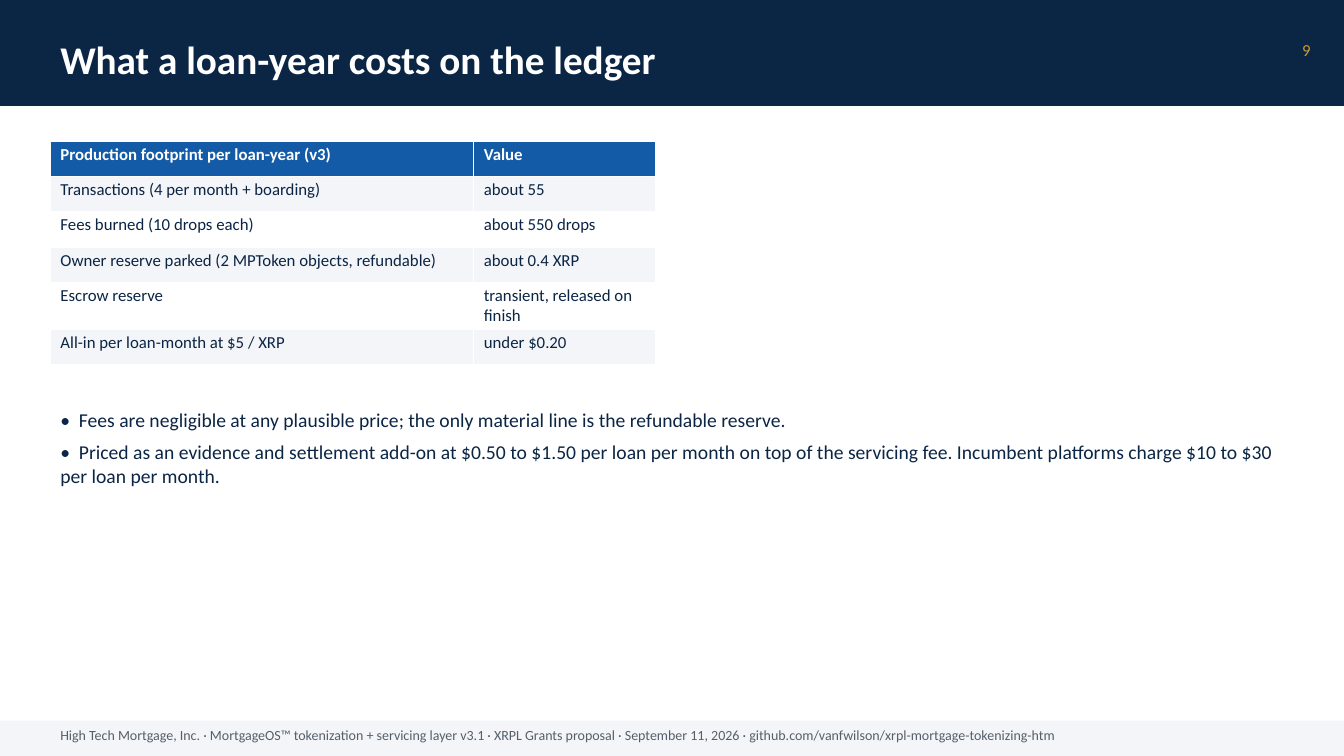
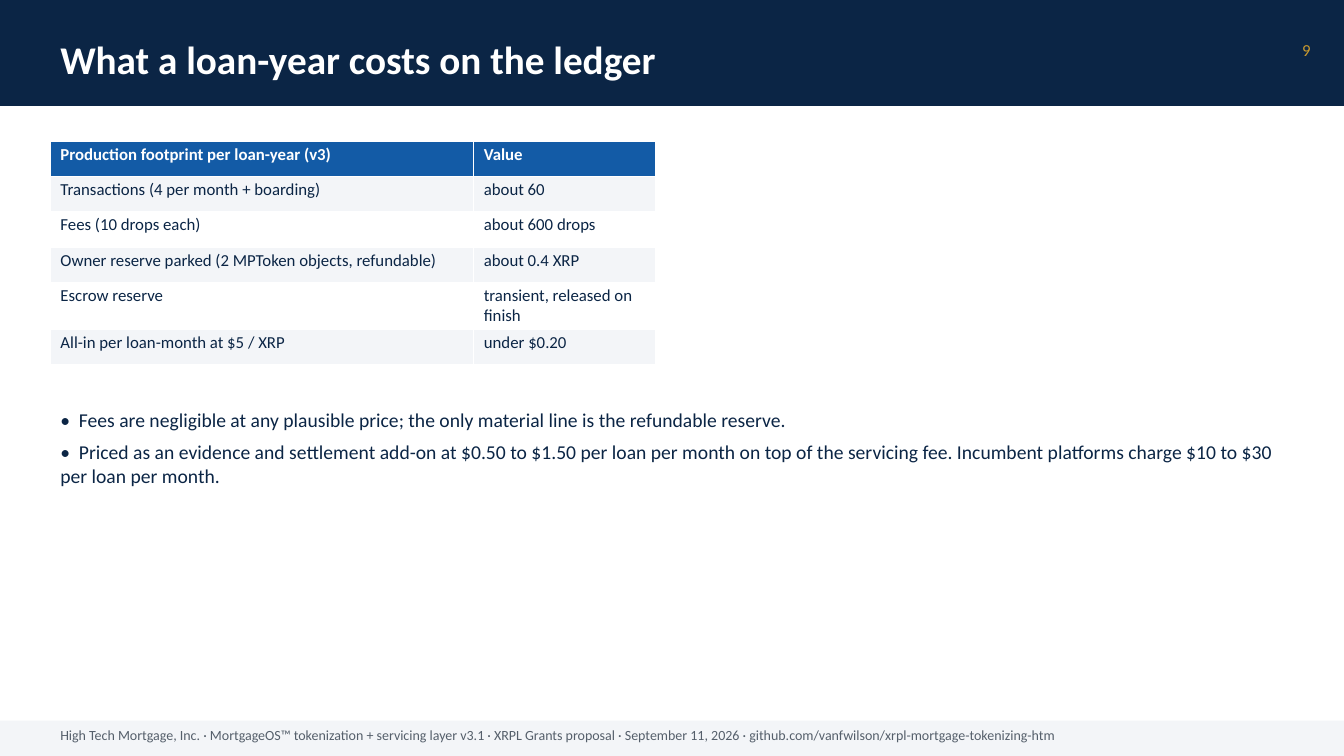
Before and after one commit to vanfwilson/xrpl-mortgage-tokenizing-htm, a slide deck: slide 9 of docs/grant-deck-2026-09-11.pptx. Drawn at 1344x756 pixels with LibreOffice and Linux fonts; fonts in the diff are those of the drawing. Boxes give left, top, right and bottom in pixels: in the first picture for what was removed or moved away, otherwise in the second. Text is boxed around its words. In the diff, an @@ line names an element or a change of style, - is before the commit and + after.

```diff
--- a/docs/grant-deck-2026-09-11.pptx
+++ b/docs/grant-deck-2026-09-11.pptx
@@ table at [50,141,655,355] @@
-row 2, column 2: about 55
+row 2, column 2: about 60
-row 3, column 1: Fees burned (10 drops each)
+row 3, column 1: Fees (10 drops each)
-row 3, column 2: about 550 drops
+row 3, column 2: about 600 drops
```
Also in this commit, not shown: 10 other slides changed, 5 other files.
